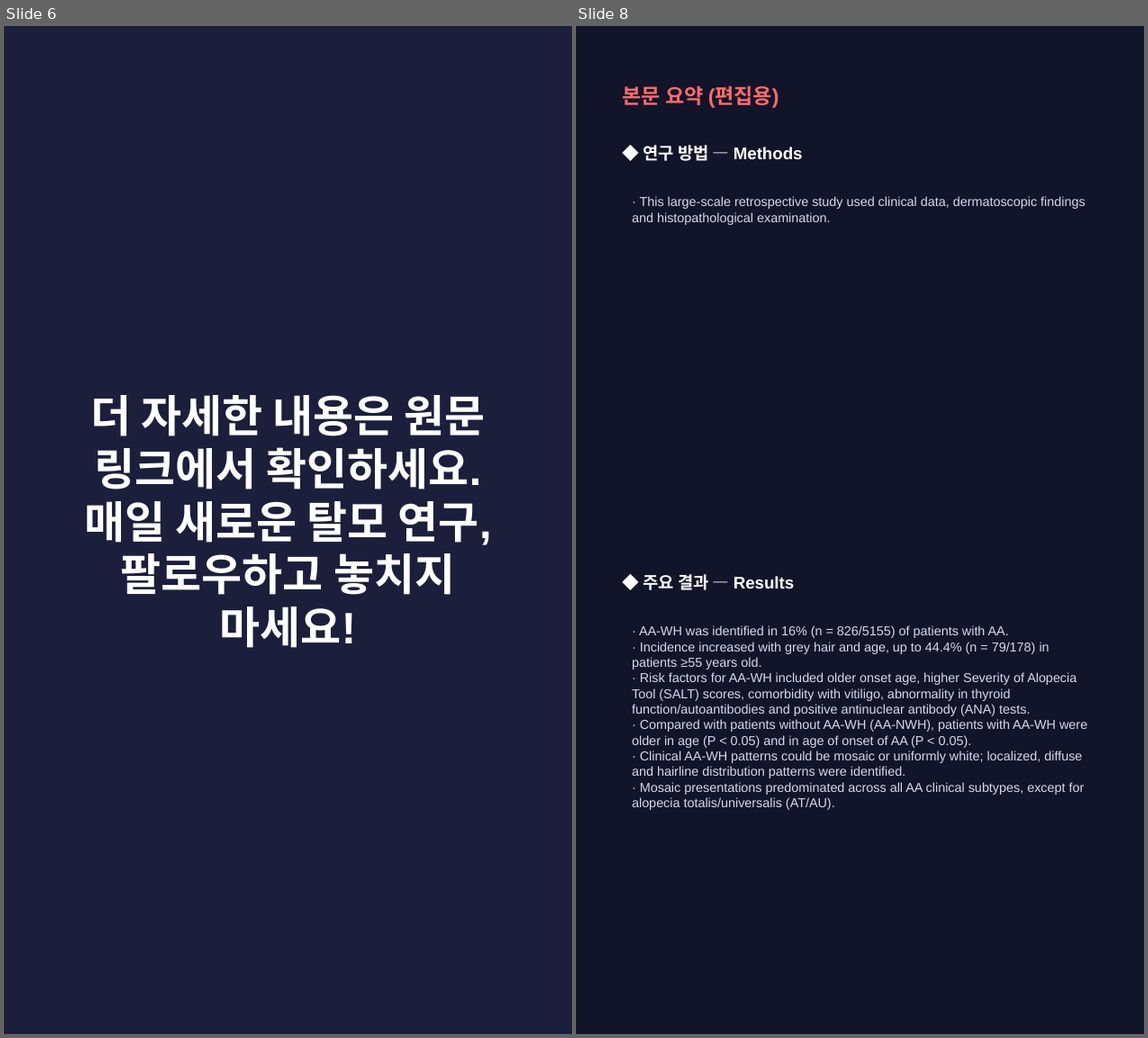
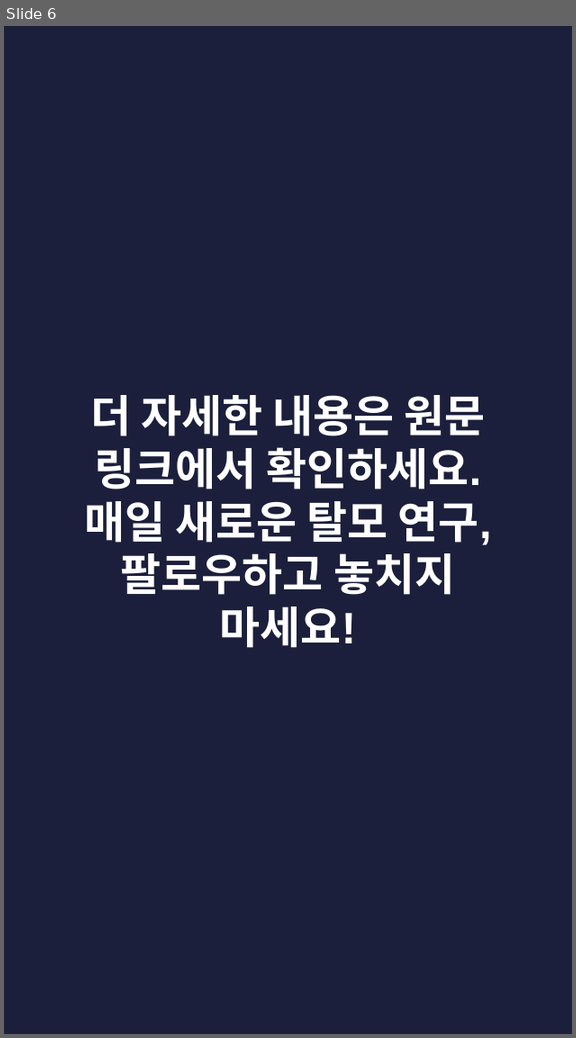
Before and after one commit to hyokang2010-BJ-ANTH/product-builder-test, a slide deck: pwa/data/latest/slides.pptx. Shown side by side, each under a label of ours: slides 6 and 8 before the commit, slide 6 after it; the slides between them are not shown. The pictures are 1148x1038 and 576x1038 pixels, drawn with LibreOffice and Linux fonts; fonts in the diff are those of the drawing. Boxes give left, top, right and bottom in pixels: in the first picture for what was removed or moved away, otherwise in the second. Text is boxed around its words. In the diff, an @@ line names an element or a change of style, - is before the commit and + after.

```diff
--- a/pwa/data/latest/slides.pptx
+++ b/pwa/data/latest/slides.pptx
@@ slide 8 removed at bbox=[576, 26, 1144, 1034], background #12142A @@
@@ text removed at bbox=[623, 85, 779, 108] @@
-본문 요약 (편집용)
@@ text removed at bbox=[644, 145, 803, 161] @@
-◆ 연구 방법 — Methods
@@ text removed at bbox=[632, 196, 1085, 225] @@
-· This large-scale retrospective study used clinical data, dermatoscopic findings and histopathological examination.
@@ text removed at bbox=[644, 574, 795, 590] @@
-◆ 주요 결과 — Results
@@ text removed at bbox=[632, 625, 1087, 810] @@
-· AA-WH was identified in 16% (n = 826/5155) of patients with AA.
-· Incidence increased with grey hair and age, up to 44.4% (n = 79/178) in patients ≥55 years old.
-· Risk factors for AA-WH included older onset age, higher Severity of Alopecia Tool (SALT) scores, comorbidity with vitiligo, abnormality in thyroid function/autoantibodies and positive antinuclear antibody (ANA) tests.
-· Compared with patients without AA-WH (AA-NWH), patients with AA-WH were older in age (P < 0.05) and in age of onset of AA (P < 0.05).
-· Clinical AA-WH patterns could be mosaic or uniformly white; localized, diffuse and hairline distribution patterns were identified.
-· Mosaic presentations predominated across all AA clinical subtypes, except for alopecia totalis/universalis (AT/AU).
```
Also in this commit, not shown: 3 slides changed, 4 slides added, 4 other slides removed, 26 other files.
